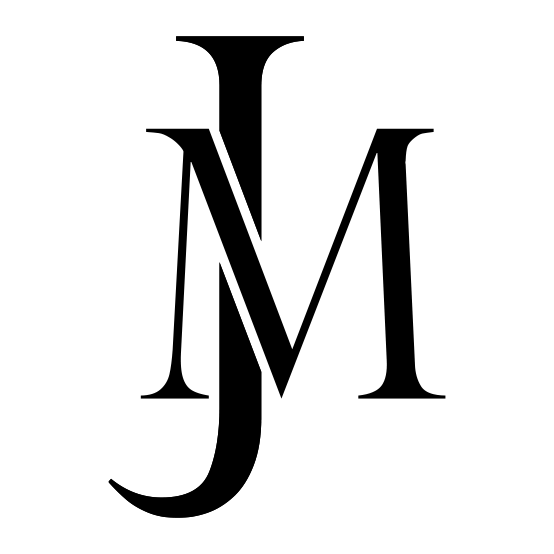
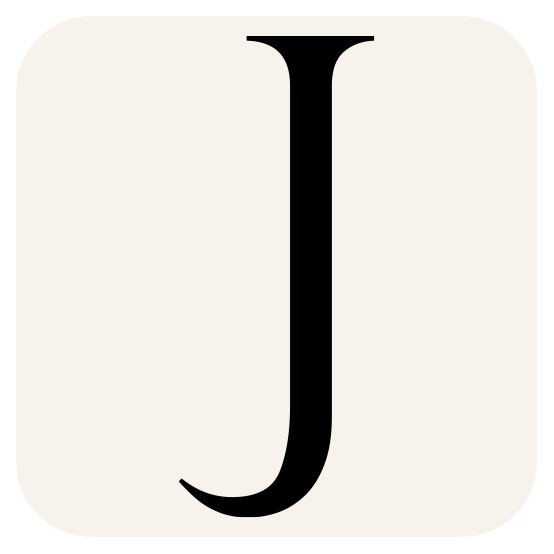
Before/after of a w=554, h=554 layered artwork. What changed in the layer stack:
added layer "Vector Smart Object" (1st of 2) above "Vector Smart Object" over (179, 35, 375, 518)
hid "Vector Smart Object" (2nd of 2) over (108, 36, 446, 518)
painted on "Rectangle 2" over (16, 16, 537, 537)